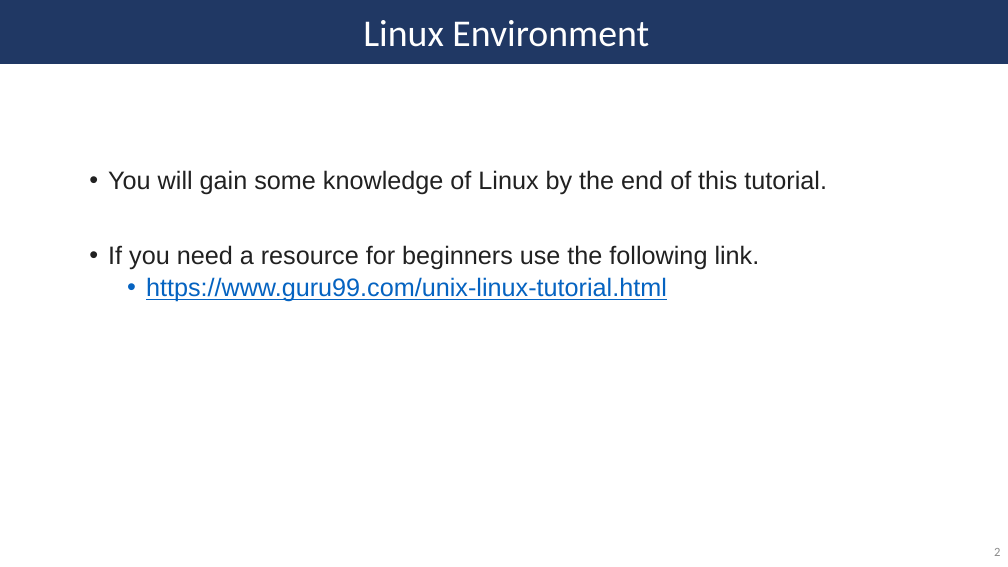
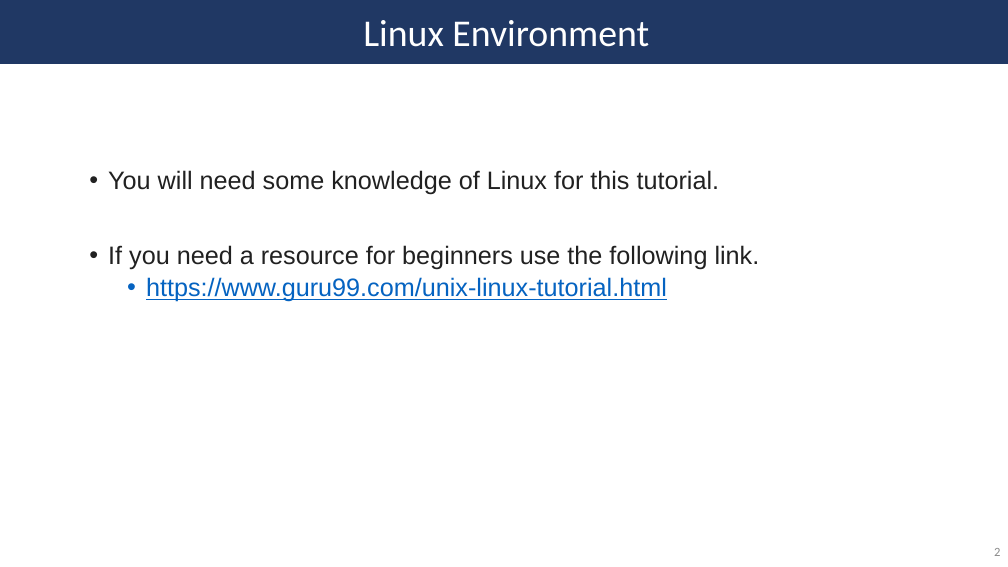
Before and after one commit to SycuroLab/arc_best_practices, a slide deck: slide 2 of arc_best_practices_presentation.pptx. Drawn at 1008x567 pixels with LibreOffice and Linux fonts; fonts in the diff are those of the drawing. Boxes give left, top, right and bottom in pixels: in the first picture for what was removed or moved away, otherwise in the second. Text is boxed around its words. In the diff, an @@ line names an element or a change of style, - is before the commit and + after.

Commit message:
Added to the tutorials on 2022-10-27.

```diff
--- a/arc_best_practices_presentation.pptx
+++ b/arc_best_practices_presentation.pptx
@@ text at [108,170,720,194]: text changed @@
-• You will gain some knowledge of Linux by the end of this tutorial.
+• You will need some knowledge of Linux for this tutorial.
```
Also in this commit, not shown: 4 other slides changed, 5 slides added, 14 slides removed.
